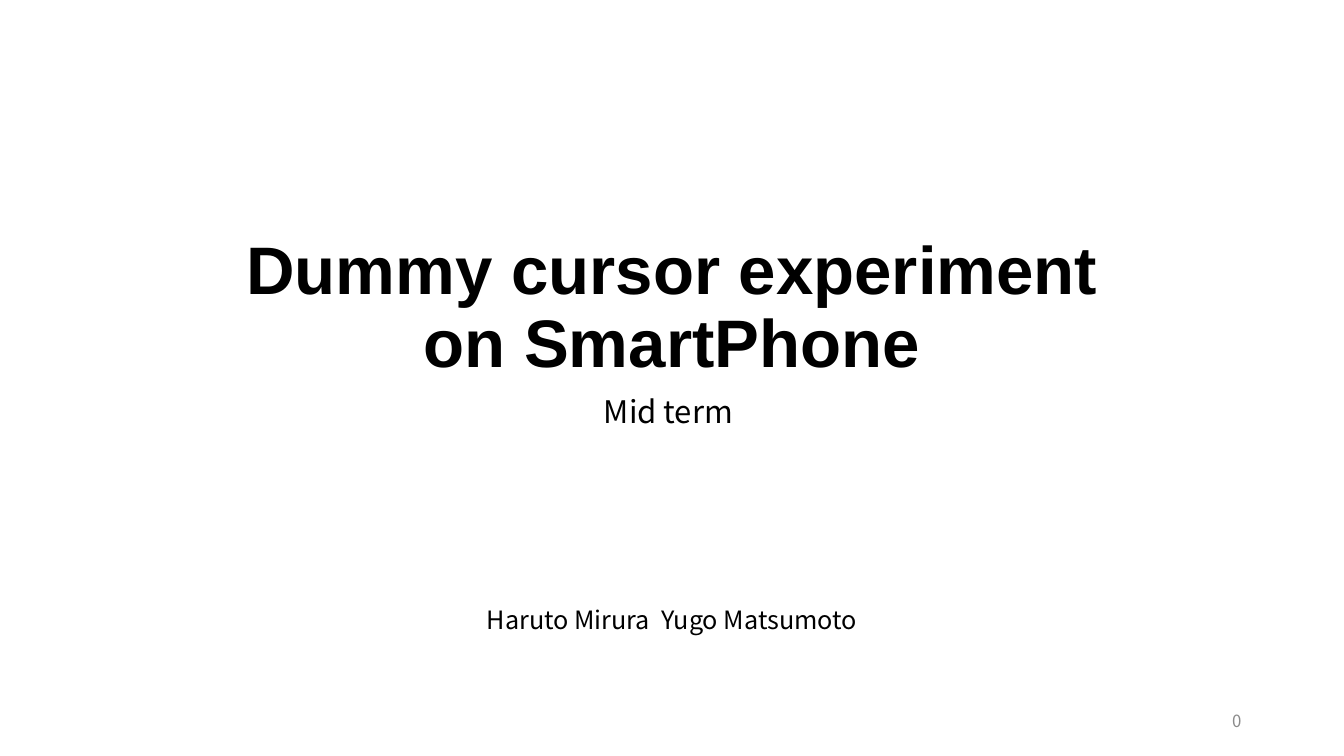
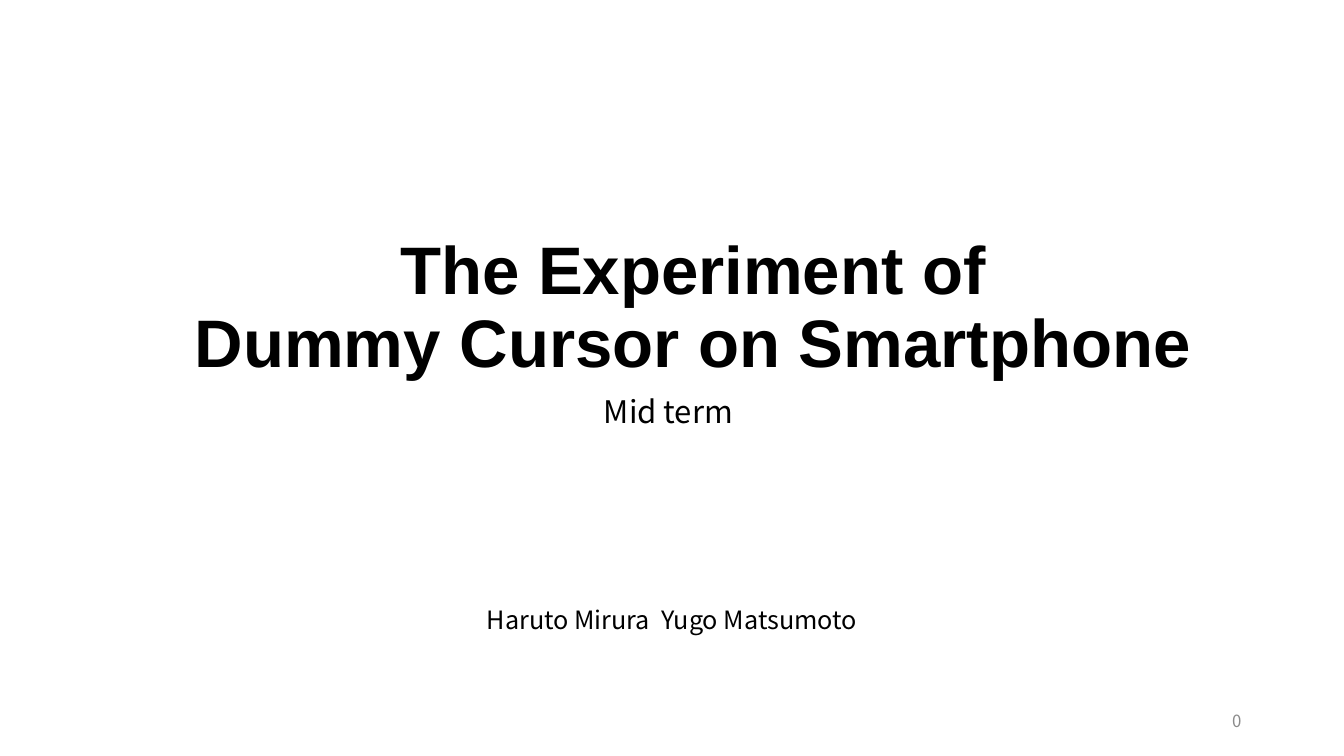
Before and after one commit to reimiogi/EnglishReport, a slide deck: slide 1 of english_mid.pptx. Drawn at 1344x756 pixels with LibreOffice and Linux fonts; fonts in the diff are those of the drawing. Boxes give left, top, right and bottom in pixels: in the first picture for what was removed or moved away, otherwise in the second. Text is boxed around its words. In the diff, an @@ line names an element or a change of style, - is before the commit and + after.

```diff
--- a/english_mid.pptx
+++ b/english_mid.pptx
@@ title at box(195, 245, 1191, 380): text changed @@
-Dummy cursor experiment
-on SmartPhone
+The Experiment of
+Dummy Cursor on Smartphone
```
Also in this commit, not shown: 5 other files.
